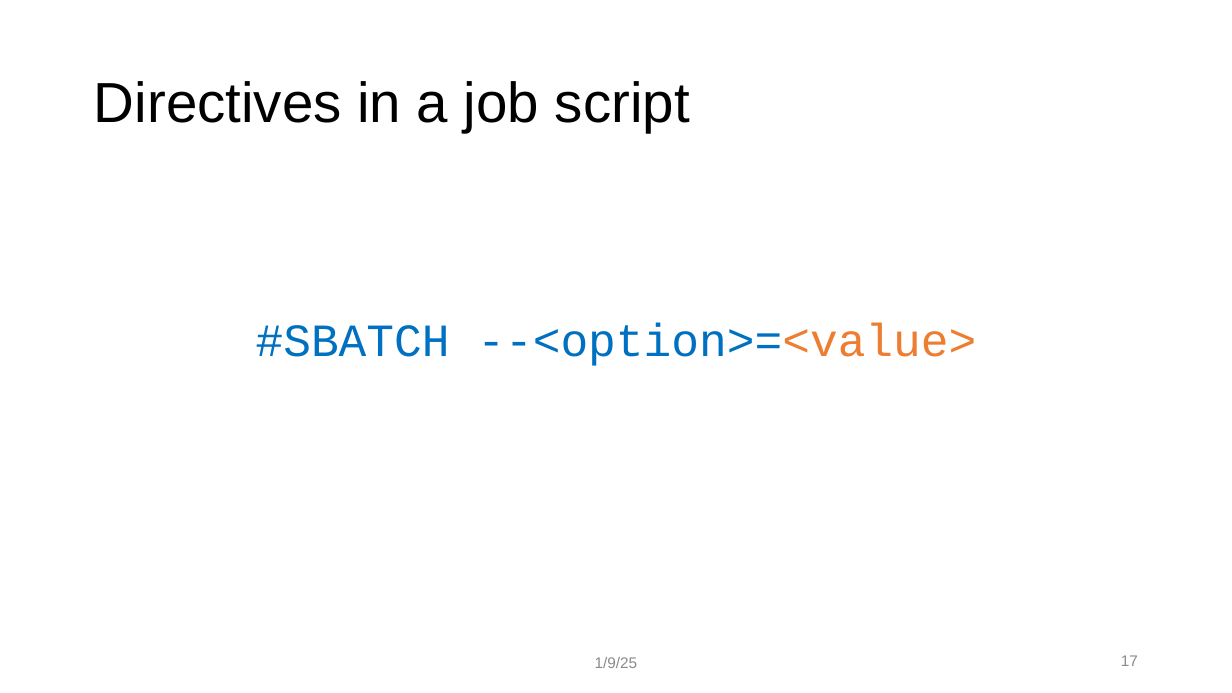
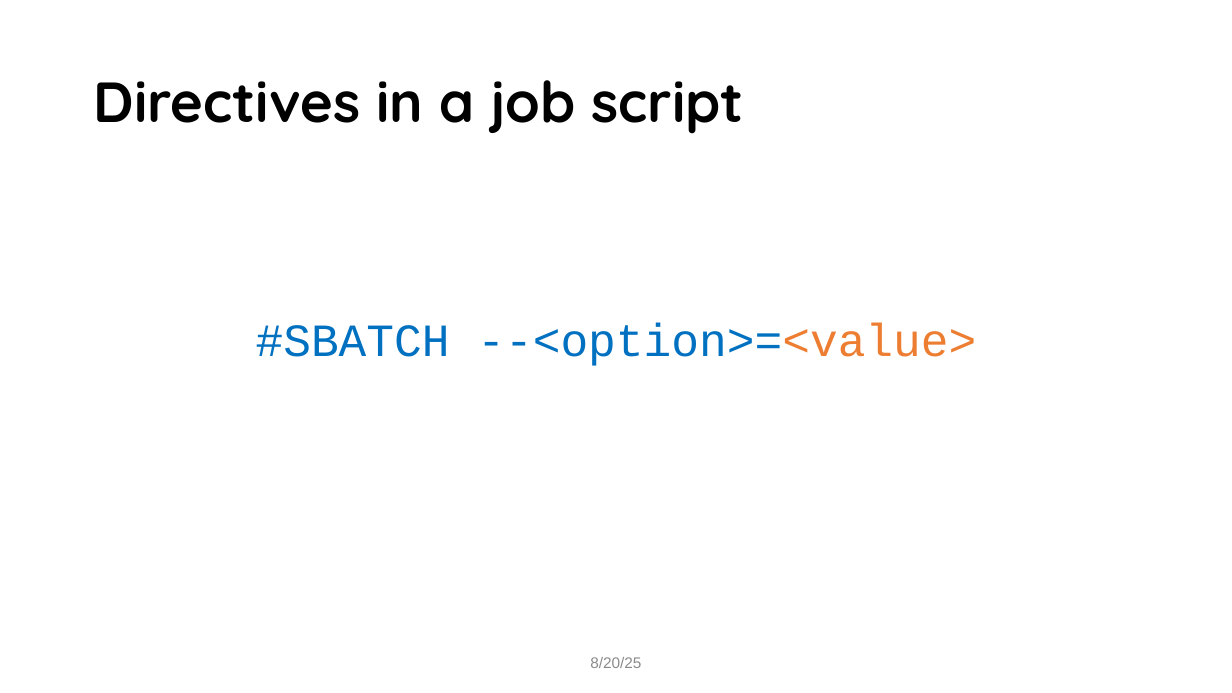
Before and after one commit to mohalkh5/hpc_fundamentals_micro_credential, a slide deck: slide 17 of scheduling_jobs/scheduling_jobs.pptx. Drawn at 1232x693 pixels with LibreOffice and Linux fonts; fonts in the diff are those of the drawing; background and template pictures are left out. Boxes give left, top, right and bottom in pixels: in the first picture for what was removed or moved away, otherwise in the second. Text is boxed around its words. In the diff, an @@ line names an element or a change of style, - is before the commit and + after.

```diff
--- a/scheduling_jobs/scheduling_jobs.pptx
+++ b/scheduling_jobs/scheduling_jobs.pptx
@@ title "Directives in a job script" at <box>94,80,743,134</box>: font Arial to Quicksand, bold on @@
@@ text at <box>590,657,641,668</box>: text changed @@
-1/9/25
+8/20/25
@@ page number removed at <box>1121,655,1138,666</box> @@
-17
```
Also in this commit, not shown: 27 other slides changed, 1 other file.
